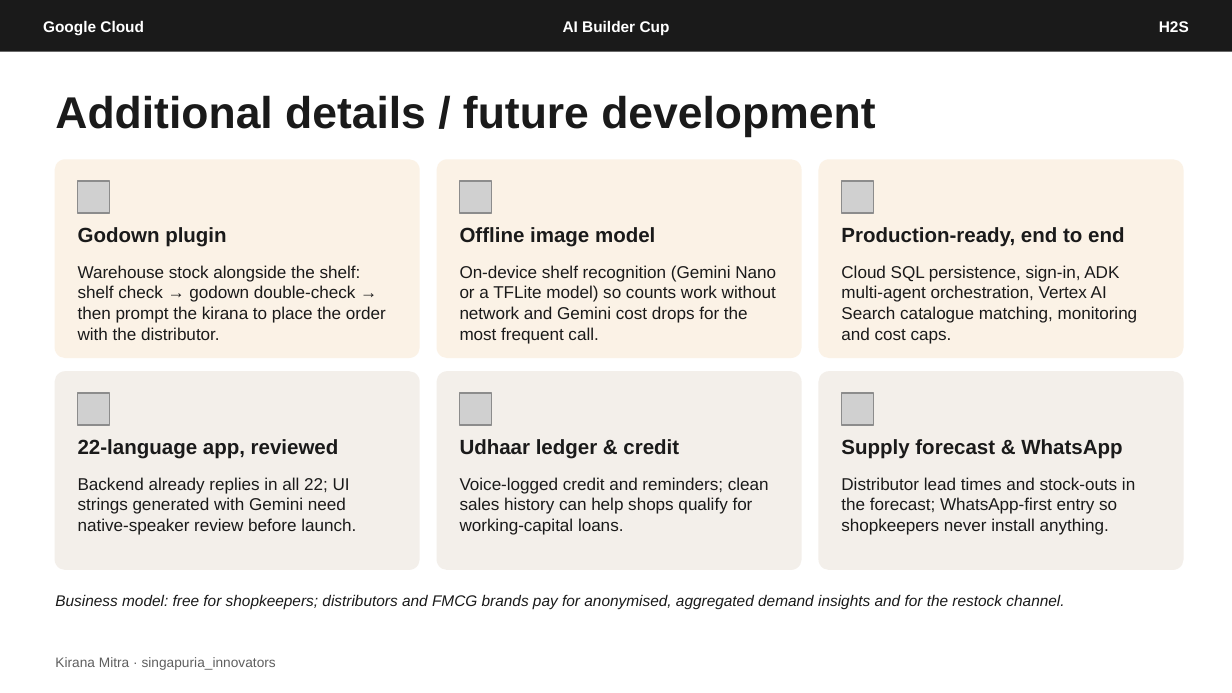
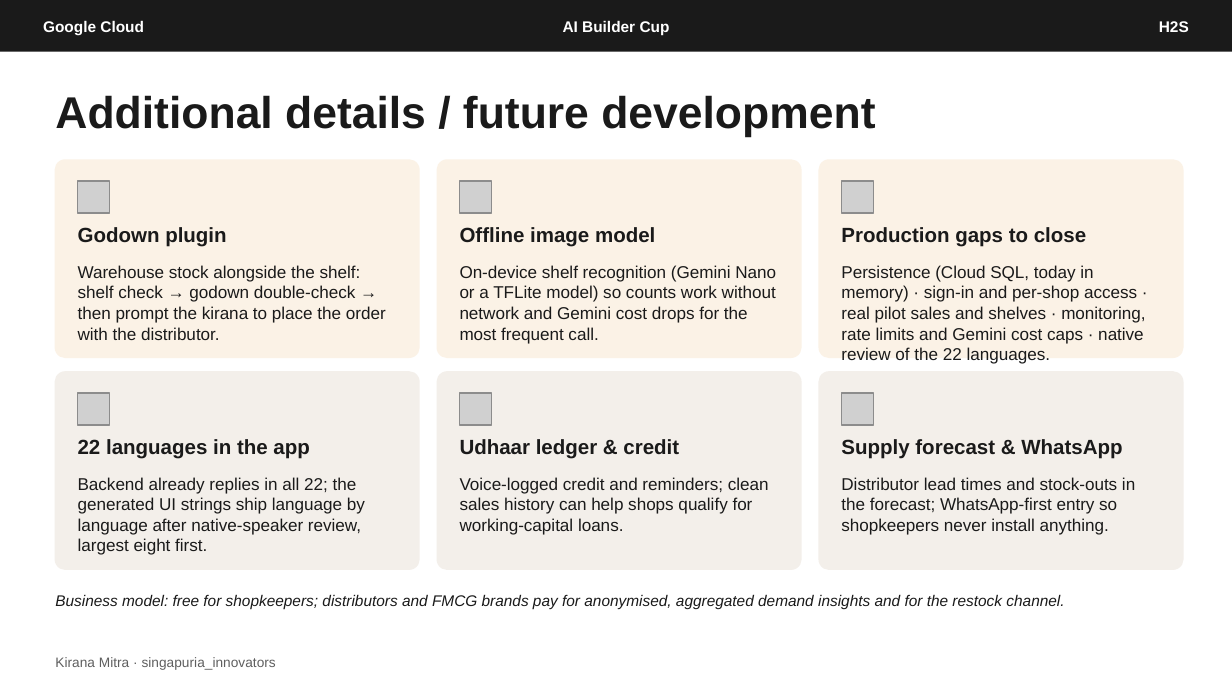
Before and after one commit to CuriousCoder2024/kirana-mitra, a slide deck: slide 12 of docs/submission/Kirana-Mitra-AI-Builder-Cup-Submission.pptx. Drawn at 1232x693 pixels with LibreOffice and Linux fonts; fonts in the diff are those of the drawing; grey boxes stand for pictures. Boxes give left, top, right and bottom in pixels: in the first picture for what was removed or moved away, otherwise in the second. Text is boxed around its words. In the diff, an @@ line names an element or a change of style, - is before the commit and + after.

```diff
--- a/docs/submission/Kirana-Mitra-AI-Builder-Cup-Submission.pptx
+++ b/docs/submission/Kirana-Mitra-AI-Builder-Cup-Submission.pptx
@@ text at (841, 227, 1086, 247): text changed @@
-Production-ready, end to end
+Production gaps to close
@@ text at (841, 265, 1145, 364): text changed @@
-Cloud SQL persistence, sign-in, ADK multi-agent orchestration, Vertex AI Search catalogue matching, monitoring and cost caps.
+Persistence (Cloud SQL, today in memory) · sign-in and per-shop access · real pilot sales and shelves · monitoring, rate limits and Gemini cost caps · native review of the 22 languages.
@@ text at (78, 439, 309, 459): text changed @@
-22-language app, reviewed
+22 languages in the app
@@ text at (78, 477, 365, 555): text changed @@
-Backend already replies in all 22; UI strings generated with Gemini need native-speaker review before launch.
+Backend already replies in all 22; the generated UI strings ship language by language after native-speaker review, largest eight first.
```
Also in this commit, not shown: 1 other file.
